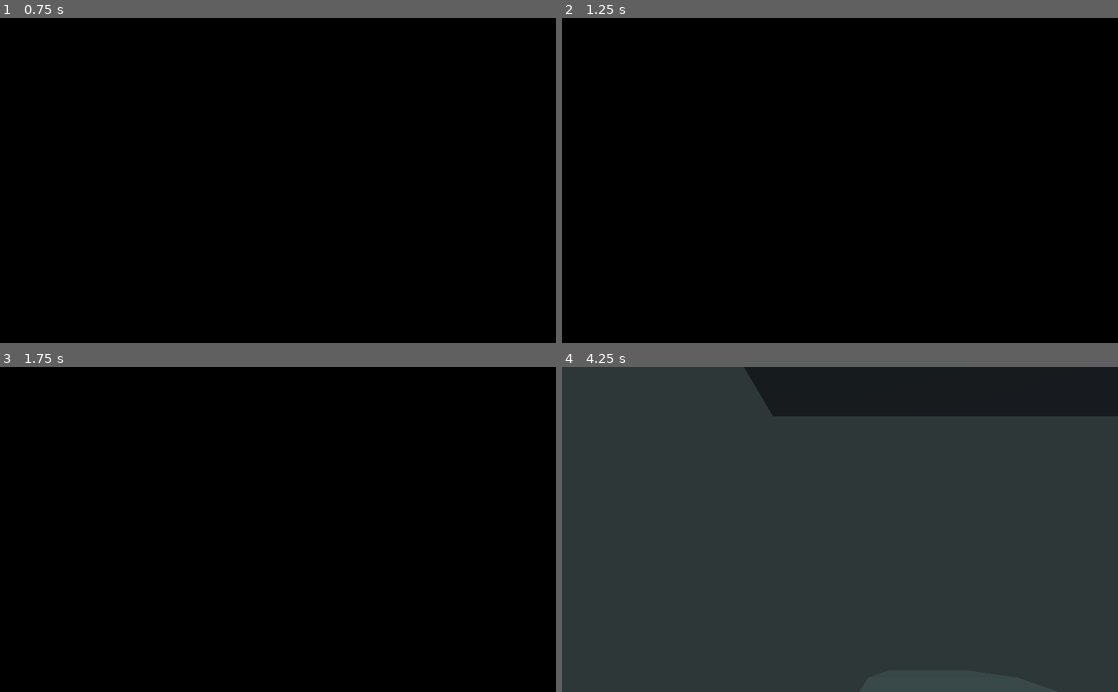
Above: before the commit, frames 1-4 (two rows, left to right).
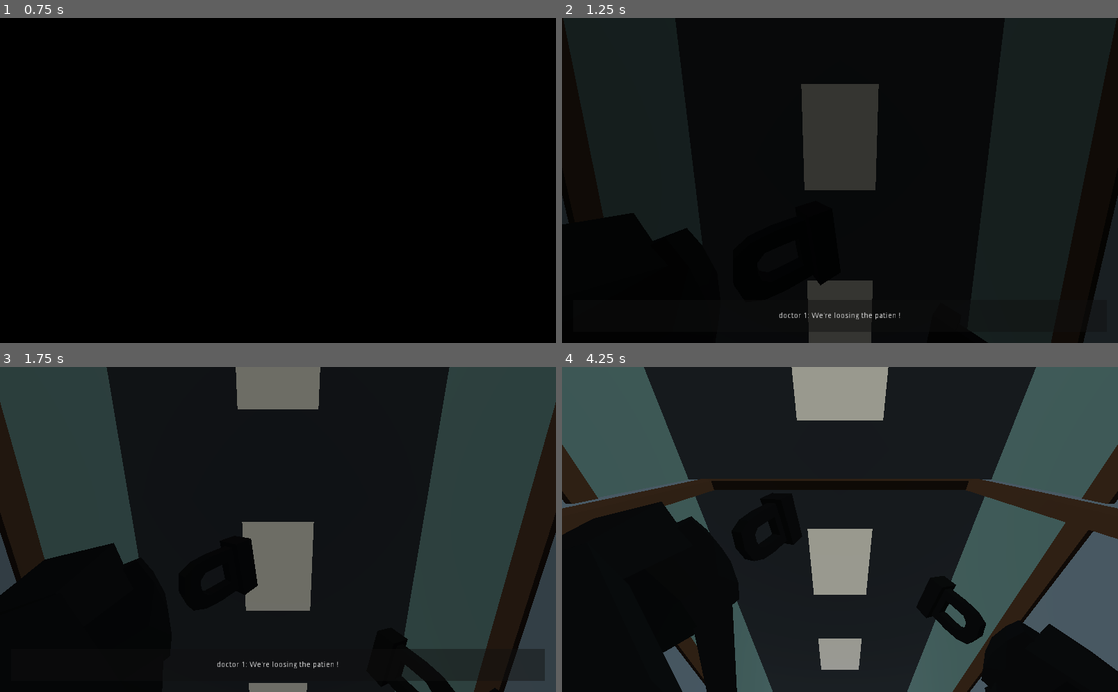
Above: after the commit, the same moments.

Repository: Eptwalabha/ld47
Game: Godot game, scene res://scenes/Game.tscn
Same seed, same stepped clock (60 frames per second), same inputs: the game is played once before the commit and once after it. Sound files missing from this copy of the repository are replaced by a short silence.
Inputs (mouse positions are in pixels of both pictures, inside the frame that each line leads up to):
- Up to frame 1 (0.75 s): tap Enter (ui_accept) at 0.5 s; move the mouse to (305, 180) at 0.52 s; hold Up (move_forward) from 0.53 s (still down); tap E (context_action) at 0.6 s
- Up to frame 2 (1.25 s): keep holding Up (move_forward); tap Enter (ui_accept) at 0.77 s
- Up to frame 3 (1.75 s): keep holding Up (move_forward); move the mouse to (250, 529) at 1.27 s; tap E (context_action) at 1.35 s; tap Enter (ui_accept) at 1.52 s
- Up to frame 4 (4.25 s): keep holding Up (move_forward); move the mouse to (851, 523) at 2.02 s; tap E (context_action) at 2.1, 2.85, 3.6 s; move the mouse to (834, 536) at 2.77 s; tap Enter (ui_accept) at 3.02, 3.77 s; move the mouse to (878, 532) at 3.52 s

Frame 1 is identical in both runs. In frame 2, 36% of the frame differs, in the area x 0-100%, y 0-100%; in frame 3, 41%; in frame 4, 94%.

Commit message:
dialog chapter 4

Diff:
--- a/assets/text/text.csv
+++ b/assets/text/text.csv
@@ -1,32 +1,45 @@
 keys	en	fr
 test	hi	bonjour
 dialog_2_01	This bar is great! But the bartender is wierd…	Il est trop bien ce bar! Il y a que le barman qui est chelou…
-dialog_2_02	He keeps make me drink every 10 seconds	Il n’arrête pas de me servir toutes les 10 secondes
+dialog_2_02	He keeps make me drink every 10 seconds	Il n'arrête pas de me servir toutes les 10 secondes
 dialog_bar_hover_friend	Talk to your friend	Parler à votre ami
-dialog_2_03	I don’t feel too well…	Je ne me sens pas super bien là…
+dialog_2_03	I don't feel too well…	Je ne me sens pas super bien là…
 dialog_2_04	I wanna go home… burp	Je veux rentrer… burp
 dialog_bar_hover_bartender_key	Ask the bartender why the door is locked	Demander au barman pourquoi la porte est fermée
-dialog_bar_hover_bartender_valve	Ask the bartender where is the door’s handle	Demander au barman où est la poignée de la porte
+dialog_bar_hover_bartender_valve	Ask the bartender where is the door's handle	Demander au barman où est la poignée de la porte
 dialog_2_05	WAKE UP MORON !	RÉVEILLE-TOI DUCON !
-dialog_02_bartender_01	I just saw one of the customer playing the door’s keys	Je viens de voir un client jouer avec les clés de la porte
+dialog_02_bartender_01	I just saw one of the customer playing the door's keys	Je viens de voir un client jouer avec les clés de la porte
 dialog_02_bartender_02	You again ?	Encore toi ?
-dialog_02_bartender_03	I’ve got work to do… so buzz off !	J’ai pas mal de travail… alors casse toi !
+dialog_02_bartender_03	I've got work to do… so buzz off !	J'ai pas mal de travail… alors casse toi !
 bartender	Bartender	Barman
 friend	Friend	Ami
 action_door_open	Open the door	Ouvrir la porte
-action_door_locked	Door’s locked	La porte est vérouillée
+action_door_locked	Door's locked	La porte est vérouillée
 action_pick_up_key	Pick up the key	Ramasser la clé
 action_pick_up_valve	Pick up the valve	Ramasser la manivelle
-dialog_1_friend_01	Oh ! You here	Ha ! T’es là ?
-dialog_1_friend_02	Let’s go	Allez !
+dialog_1_friend_01	Oh ! You here	Ha ! T'es là ?
+dialog_1_friend_02	Let's go	Allez !
 action_bouncer	Knock at door	Frapper à la porte
-dialog_1_bouncer_01	What is it ?	Ouais, c’est pour quoi ?
-dialog_1_bouncer_02	This is the back door of the bar	C’est la porte de secour du bar
+dialog_1_bouncer_01	What is it ?	Ouais, c'est pour quoi ?
+dialog_1_bouncer_02	This is the back door of the bar	C'est la porte de secour du bar
 dialog_1_bouncer_03	Of course you cannot enter	Bien sûr que non tu ne rentres pas par là !
 action_pick_up_phone	Reply	Décrocher
 dialog_1_phone_01	You have 1 new message	Vous avez un nouveau message
-dialog_1_phone_02	Yo, it’s me. Yesterday you fell asleep like an idiot… and now I’m gone	Hey, c’est moi. Hier tu t’es endormi comme un gland… et maintenant je ne suis plus là
+dialog_1_phone_02	Yo, it's me. Yesterday you fell asleep like an idiot… and now I'm gone	Hey, c'est moi. Hier tu t'es endormi comme un gland… et maintenant je ne suis plus là
 dialog_1_phone_03	Meet me at the bar down your street	Rejoins moi au bar en bas de chez toi
 voice_mail	voice mail	messagerie
 bouncer	Bouncer	Videur
 action_hover_friend	Great your friend	Saluer votre ami
+doctor_1	doctor 1	docteur 1
+doctor_2	doctor 2	docteur 2
+doctor	doctor	docteur
+nurse	nurce	infirmier
+dialog_4_01	We're loosing the patien !	C'est la merde
+dialog_4_02	Morphin 10 mg	10 mg de Morphine
+dialog_4_03	Make way ! make way !	Foutez le camp du passage !
+dialog_4_04	You survive the accident, take some rest	Vous avez survecu l'accident, reposez-vous
+dialog_4_05	Doctor ?	Docteur ?
+dialog_4_06	Yes ?	Oui ?
+dialog_4_07	The passenger and the other driver... well...	Le passager et l'autre chauffeur... ils sont...
+dialog_4_08	I see	Je vois
+dialog_4_09	I'll call the families	Je vais contacter les familles
--- a/scenes/Game.gd
+++ b/scenes/Game.gd
@@ -44,7 +44,7 @@
 	chapters[current_chapter].input(event)
 
 func reset_game() -> void:
-#	current_chapter = 1
+	current_chapter = 3
 	chapters[current_chapter].start()
 
 func next_chapter() -> void:
--- a/scenes/chapters/ChapterHospital.gd
+++ b/scenes/chapters/ChapterHospital.gd
@@ -9,7 +9,12 @@
 	{ "who": "doctor_1", "what": "dialog_4_01", "duration": 2 },
 	{ "who": "doctor_2", "what": "dialog_4_02", "duration": 1 },
 	{ "who": "doctor_1", "what": "dialog_4_03", "duration": 1 },
-	{ "who": "doctor_2", "what": "dialog_4_04", "duration": 3 },
+	{ "who": "doctor", "what": "dialog_4_04", "duration": 3 },
+	{ "who": "nurce", "what": "dialog_4_05", "duration": 3 },
+	{ "who": "doctor", "what": "dialog_4_06", "duration": 3 },
+	{ "who": "nurce", "what": "dialog_4_07", "duration": 3 },
+	{ "who": "doctor", "what": "dialog_4_08", "duration": 3 },
+	{ "who": "nurce", "what": "dialog_4_09", "duration": 3 },
 ]
 
 var corridors = []
--- a/scenes/chapters/ChapterHospital.tscn
+++ b/scenes/chapters/ChapterHospital.tscn
@@ -8,7 +8,7 @@
 
 [sub_resource type="Animation" id=1]
 resource_name = "final"
-length = 20.0
+length = 27.0
 tracks/0/type = "method"
 tracks/0/path = NodePath(".")
 tracks/0/interp = 1
@@ -16,9 +16,27 @@
 tracks/0/imported = false
 tracks/0/enabled = true
 tracks/0/keys = {
-"times": PoolRealArray( 1, 3, 3.7 ),
-"transitions": PoolRealArray( 1, 1, 1 ),
+"times": PoolRealArray( 1, 3, 4.3, 10.2, 13, 14.7, 16, 18.9, 21.3 ),
+"transitions": PoolRealArray( 1, 1, 1, 1, 1, 1, 1, 1, 1 ),
 "values": [ {
+"args": [  ],
+"method": "display_next_dialog_line"
+}, {
+"args": [  ],
+"method": "display_next_dialog_line"
+}, {
+"args": [  ],
+"method": "display_next_dialog_line"
+}, {
+"args": [  ],
+"method": "display_next_dialog_line"
+}, {
+"args": [  ],
+"method": "display_next_dialog_line"
+}, {
+"args": [  ],
+"method": "display_next_dialog_line"
+}, {
 "args": [  ],
 "method": "display_next_dialog_line"
 }, {
@@ -48,7 +66,7 @@
 tracks/2/imported = false
 tracks/2/enabled = true
 tracks/2/keys = {
-"times": PoolRealArray( 0, 7, 20 ),
+"times": PoolRealArray( 0, 7, 26 ),
 "transitions": PoolRealArray( 1, 1, 1 ),
 "update": 1,
 "values": [ false, true, false ]
@@ -72,10 +90,10 @@
 tracks/4/imported = false
 tracks/4/enabled = true
 tracks/4/keys = {
-"times": PoolRealArray( 0, 7.3 ),
-"transitions": PoolRealArray( 1, 1 ),
-"update": 0,
-"values": [ Vector3( 0, 0, -12 ), Vector3( 0, 0, 8 ) ]
+"times": PoolRealArray( 0, 7.3, 7.7 ),
+"transitions": PoolRealArray( 1, 1, 1 ),
+"update": 0,
+"values": [ Vector3( 0, 0, -12 ), Vector3( 0, 0, 8 ), Vector3( -7.29342, 0, 0.192304 ) ]
 }
 tracks/5/type = "value"
 tracks/5/path = NodePath("Spatial/Doctor1:translation")
@@ -101,6 +119,114 @@
 "update": 0,
 "values": [ Vector3( -0.812983, -0.904563, -0.430745 ), Vector3( -0.812983, -0.846517, -0.430745 ), Vector3( -0.812983, …(597 unchanged characters)…
 }
+tracks/7/type = "value"
+tracks/7/path = NodePath("Spatial/Camera:rotation_degrees")
+tracks/7/interp = 1
+tracks/7/loop_wrap = true
+tracks/7/imported = false
+tracks/7/enabled = true
+tracks/7/keys = {
+"times": PoolRealArray( 0, 6.5 ),
+"transitions": PoolRealArray( 1, 1 ),
+"update": 0,
+"values": [ Vector3( 90, 0, 0 ), Vector3( 50, 0, 0 ) ]
+}
+tracks/8/type = "value"
+tracks/8/path = NodePath("hospital-corridor:rotation_degrees")
+tracks/8/interp = 1
+tracks/8/loop_wrap = true
+tracks/8/imported = false
+tracks/8/enabled = true
+tracks/8/keys = {
+"times": PoolRealArray( 0, 7.3, 7.7 ),
+"transitions": PoolRealArray( 1, 1, 1 ),
+"update": 0,
+"values": [ Vector3( 0, 0, 0 ), Vector3( 0, 0, 0 ), Vector3( 0, -90, 0 ) ]
+}
+tracks/9/type = "value"
+tracks/9/path = NodePath("Doctor3:translation")
+tracks/9/interp = 1
+tracks/9/loop_wrap = true
+tracks/9/imported = false
+tracks/9/enabled = true
+tracks/9/keys = {
+"times": PoolRealArray( 6.8, 9.1, 9.8 ),
+"transitions": PoolRealArray( 1, 1, 1 ),
+"update": 0,
+"values": [ Vector3( -0.198546, -0.846517, -1.89679 ), Vector3( -0.198546, -0.846517, -1.89679 ), Vector3( -0.198546, -0.846517, -1.19448 ) ]
+}
+tracks/10/type = "value"
+tracks/10/path = NodePath("Nurse:translation")
+tracks/10/interp = 1
+tracks/10/loop_wrap = true
+tracks/10/imported = false
+tracks/10/enabled = true
+tracks/10/keys = {
+"times": PoolRealArray( 6.8, 11.6, 12.3 ),
+"transitions": PoolRealArray( 1, 1, 1 ),
+"update": 0,
+"values": [ Vector3( 2.50966, -1.06552, 0.45494 ), Vector3( 2.50966, -1.06552, 0.45494 ), Vector3( 0.41823, -0.985395, -0.870394 ) ]
+}
+tracks/11/type = "value"
+tracks/11/path = NodePath("Nurse:visible")
+tracks/11/interp = 1
+tracks/11/loop_wrap = true
+tracks/11/imported = false
+tracks/11/enabled = true
+tracks/11/keys = {
+"times": PoolRealArray( 0, 8.2 ),
+"transitions": PoolRealArray( 1, 1 ),
+"update": 1,
+"values": [ false, true ]
+}
+tracks/12/type = "value"
+tracks/12/path = NodePath("Doctor3:visible")
+tracks/12/interp = 1
+tracks/12/loop_wrap = true
+tracks/12/imported = false
+tracks/12/enabled = true
+tracks/12/keys = {
+"times": PoolRealArray( 0, 8.2 ),
+"transitions": PoolRealArray( 1, 1 ),
+"update": 1,
+"values": [ false, true ]
+}
+tracks/13/type = "value"
+tracks/13/path = NodePath("Spatial/Doctor1:visible")
+tracks/13/interp = 1
+tracks/13/loop_wrap = true
+tracks/13/imported = false
+tracks/13/enabled = true
+tracks/13/keys = {
+"times": PoolRealArray( 0, 6.6 ),
+"transitions": PoolRealArray( 1, 1 ),
+"update": 1,
+"values": [ true, false ]
+}
+tracks/14/type = "value"
+tracks/14/path = NodePath("Spatial/Doctor2:visible")
+tracks/14/interp = 1
+tracks/14/loop_wrap = true
+tracks/14/imported = false
+tracks/14/enabled = true
+tracks/14/keys = {
+"times": PoolRealArray( 0, 6.6 ),
+"transitions": PoolRealArray( 1, 1 ),
+"update": 1,
+"values": [ true, false ]
+}
+tracks/15/type = "value"
+tracks/15/path = NodePath("Nurse:rotation_degrees")
+tracks/15/interp = 1
+tracks/15/loop_wrap = true
+tracks/15/imported = false
+tracks/15/enabled = true
+tracks/15/keys = {
+"times": PoolRealArray( 4.4 ),
+"transitions": PoolRealArray( 1 ),
+"update": 0,
+"values": [ Vector3( 0, -70.332, 0 ) ]
+}
 
 [node name="ChapterHospital" type="Spatial" groups=[
 "chapter",
@@ -118,7 +244,7 @@
 [node name="ColorRect" type="ColorRect" parent="Control"]
 anchor_right = 1.0
 anchor_bottom = 1.0
-color = Color( 0, 0, 0, 1 )
+color = Color( 0, 0, 0, 0.5 )
 __meta__ = {
 "_edit_use_anchors_": false
 }
@@ -126,19 +252,29 @@
 [node name="UI" parent="." instance=ExtResource( 2 )]
 visible = false
 
+[node name="Doctor3" parent="." instance=ExtResource( 5 )]
+transform = Transform( 0.994033, -0.0767573, -0.0775073, 0.0611929, 0.980586, -0.186297, 0.0903022, 0.180443, 0.979431, -0.198546, -0.846517, -1.19448 )
+default = "idle"
+
+[node name="Nurse" parent="." instance=ExtResource( 5 )]
+transform = Transform( 0.33657, 0, -0.941658, 0, 1, 0, 0.941659, 0, 0.336569, 0.41823, -0.985395, -0.870394 )
+default = "idle"
+
 [node name="Spatial" type="Spatial" parent="."]
 transform = Transform( 1, 0, 0, 0, 1, 0, 0, 0, 1, 0, -0.219, 0 )
 
 [node name="Camera" type="Camera" parent="Spatial"]
-transform = Transform( 1, 0, 0, 0, 0.573576, -0.819152, 0, 0.819152, 0.573576, 0, 0, 0 )
+transform = Transform( 1, 0, 0, 0, 0.642788, -0.766044, 0, 0.766044, 0.642788, 0, 0, 0 )
 fov = 90.0
 
 [node name="Doctor1" parent="Spatial" instance=ExtResource( 5 )]
-transform = Transform( 0.170049, -0.194161, -0.966118, 0.0611929, 0.980586, -0.186297, 0.983534, -0.0274398, 0.178629, 1.10082, -0.904563, -0.735463 )
+transform = Transform( 0.170049, -0.194161, -0.966118, 0.0611929, 0.980586, -0.186297, 0.983534, -0.0274398, 0.178629, 1.10082, -0.931601, -0.735463 )
+visible = false
 default = "bartender"
 
 [node name="Doctor2" parent="Spatial" instance=ExtResource( 5 )]
-transform = Transform( 0.0903022, 0.180443, 0.979431, 0.0611929, 0.980586, -0.186297, -0.994033, 0.0767573, 0.0775073, -0.812983, -0.904563, -0.430745 )
+transform = Transform( 0.0903022, 0.180443, 0.979431, 0.0611929, 0.980586, -0.186297, -0.994033, 0.0767573, 0.0775073, -0.812983, -0.846517, -0.430745 )
+visible = false
 default = "bartender"
 
 [node name="Timer" type="Timer" parent="."]
@@ -148,11 +284,11 @@
 
 [node name="CardiacBip" type="AudioStreamPlayer2D" parent="."]
 stream = ExtResource( 3 )
-volume_db = -49.1429
+volume_db = -20.0
 pitch_scale = 0.6
 bus = "sound"
 
 [node name="hospital-corridor" parent="." instance=ExtResource( 4 )]
-transform = Transform( 1, 0, 0, 0, 1, 0, 0, 0, 1, 0, 0, -12 )
+transform = Transform( -4.37114e-08, 0, -1, 0, 1, 0, 1, 0, -4.37114e-08, -7.29342, 0, 0.192304 )
 [connection signal="timeout" from="Timer" to="." method="_on_Timer_timeout"]
 [connection signal="animation_finished" from="CutScene" to="." method="_on_CutScene_animation_finished"]
--- a/scenes/ui/UIDialog.tscn
+++ b/scenes/ui/UIDialog.tscn
@@ -23,7 +23,7 @@
 margin_top = 20.0
 margin_right = 1004.0
 margin_bottom = 80.0
-color = Color( 0.0627451, 0.0627451, 0.0627451, 0.380392 )
+color = Color( 0.0627451, 0.0627451, 0.0627451, 0.45098 )
 
 [node name="Center" type="CenterContainer" parent="."]
 margin_left = 20.0
